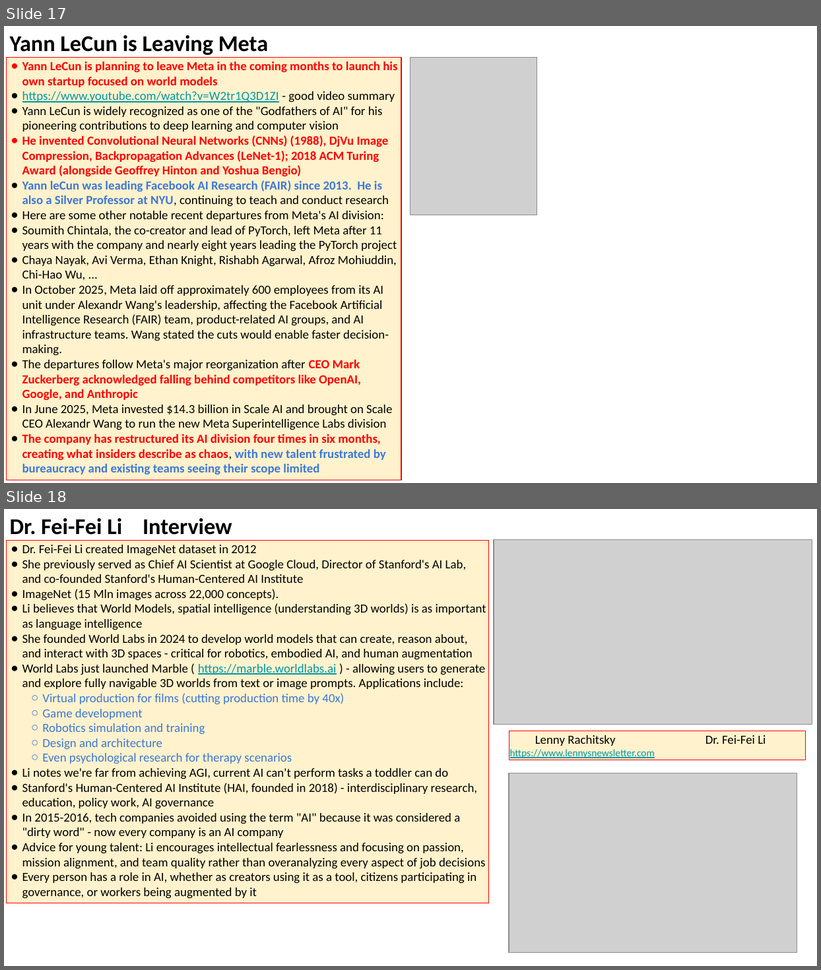
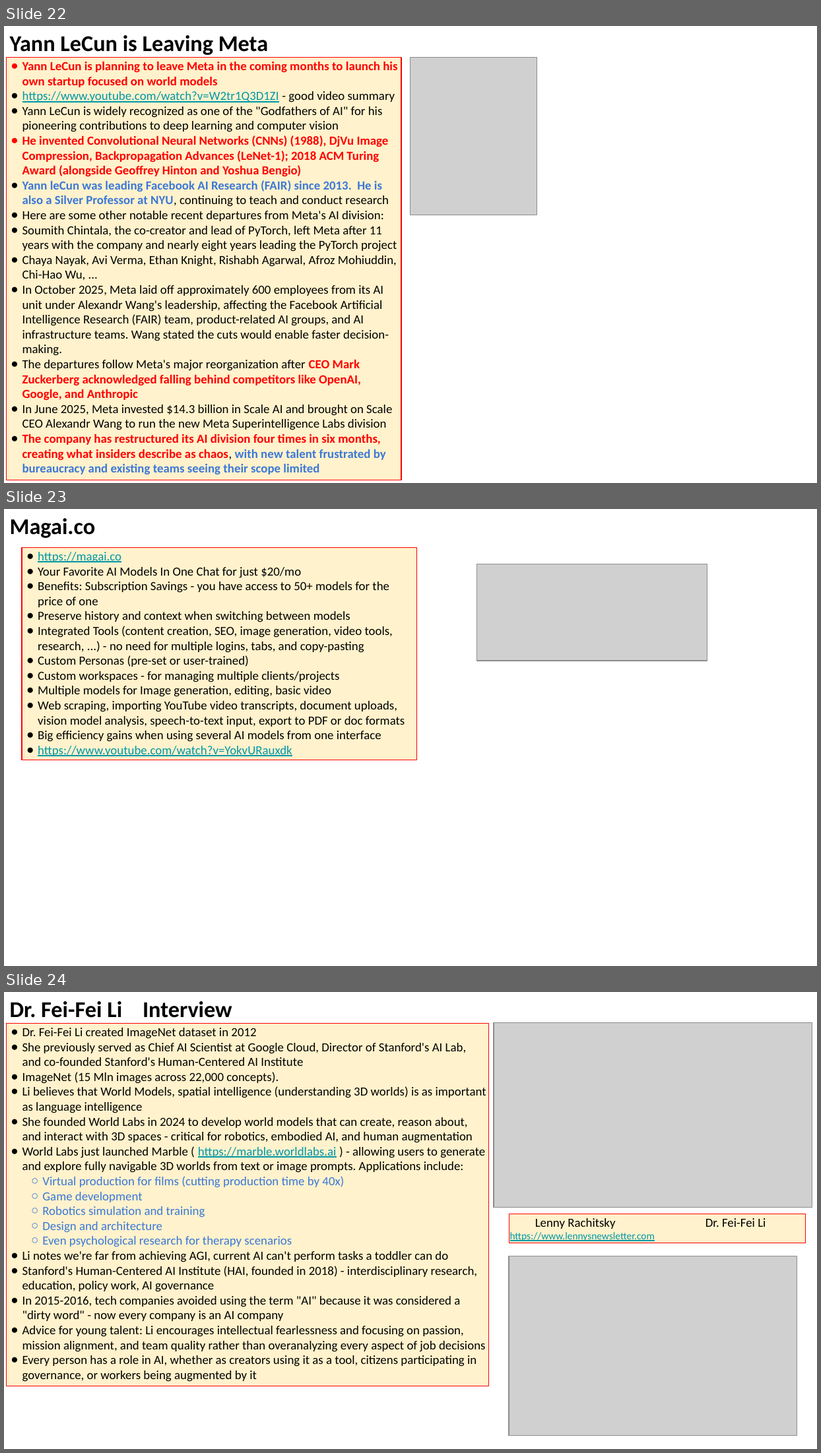
Before and after one commit to lselector/seminar, a slide deck: 2025/2025-11-21-AI-Updates.pptx. Shown one above the other, each under a label of ours: slides 17 and 18 before the commit, slides 22, 23 and 24 after it. The pictures are 821x970 and 821x1453 pixels, drawn with LibreOffice and Linux fonts; fonts in the diff are those of the drawing; grey boxes stand for pictures. Boxes give left, top, right and bottom in pixels: in the first picture for what was removed or moved away, otherwise in the second. Text is boxed around its words. In the diff, an @@ line names an element or a change of style, - is before the commit and + after.

```diff
--- a/2025/2025-11-21-AI-Updates.pptx
+++ b/2025/2025-11-21-AI-Updates.pptx
@@ slide 23 added at [4, 509, 817, 966], background #FFFFFF @@
@@ text added at [10, 518, 96, 538], 20 pt, text #000000, bold @@
+Magai.co
@@ rectangle added at [22, 547, 417, 759], fill #FFF2CC, outline #FF0000 0.75 pt, 11 pt, text #000000 @@
+● https://magai.co
+● Your Favorite AI Models In One Chat for just $20/mo
+● Benefits: Subscription Savings - you have access to 50+ models for the price of one
+● Preserve history and context when switching between models
+● Integrated Tools (content creation, SEO, image generation, video tools, research, ...) - no need for multiple logins, tabs, and copy-pasting
+● Custom Personas (pre-set or user-trained)
+● Custom workspaces - for managing multiple clients/projects
+● Multiple models for Image generation, editing, basic video
+● Web scraping, importing YouTube video transcripts, document uploads, vision model analysis, speech-to-text input, export to PDF or doc formats
+● Big efficiency gains when using several AI models from one interface
+● https://www.youtube.com/watch?v=YokvURauxdk
@@ picture added at [477, 564, 708, 661] @@
@@ what was slide 17 is now slide 22 @@
@@ what was slide 18 is now slide 24 @@
```
Also in this commit, not shown: 7 slides changed, 7 other slides added.
